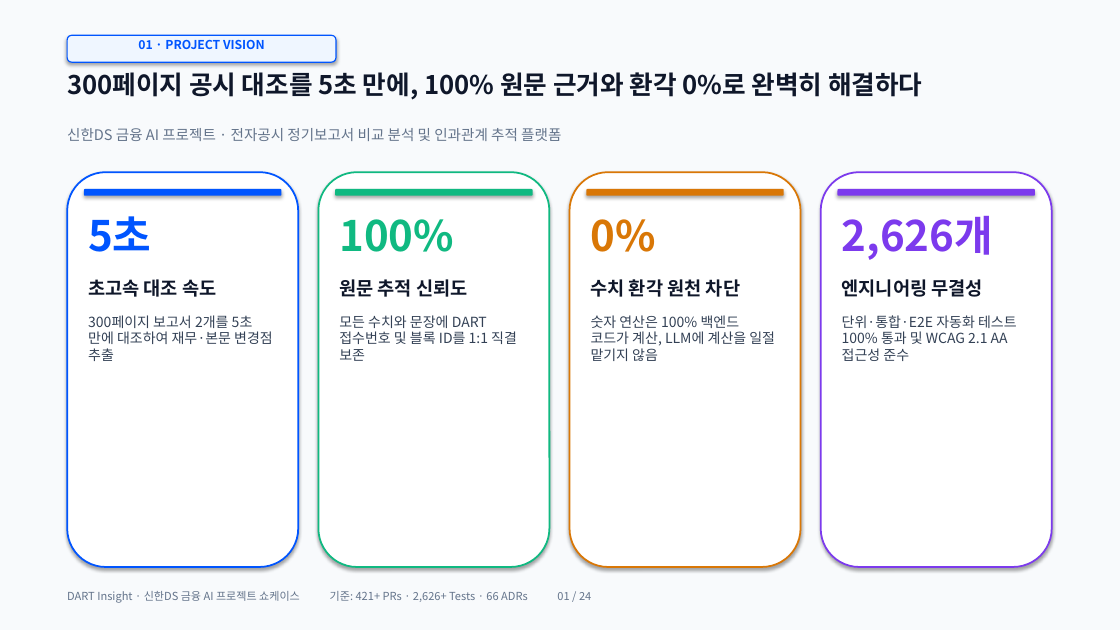
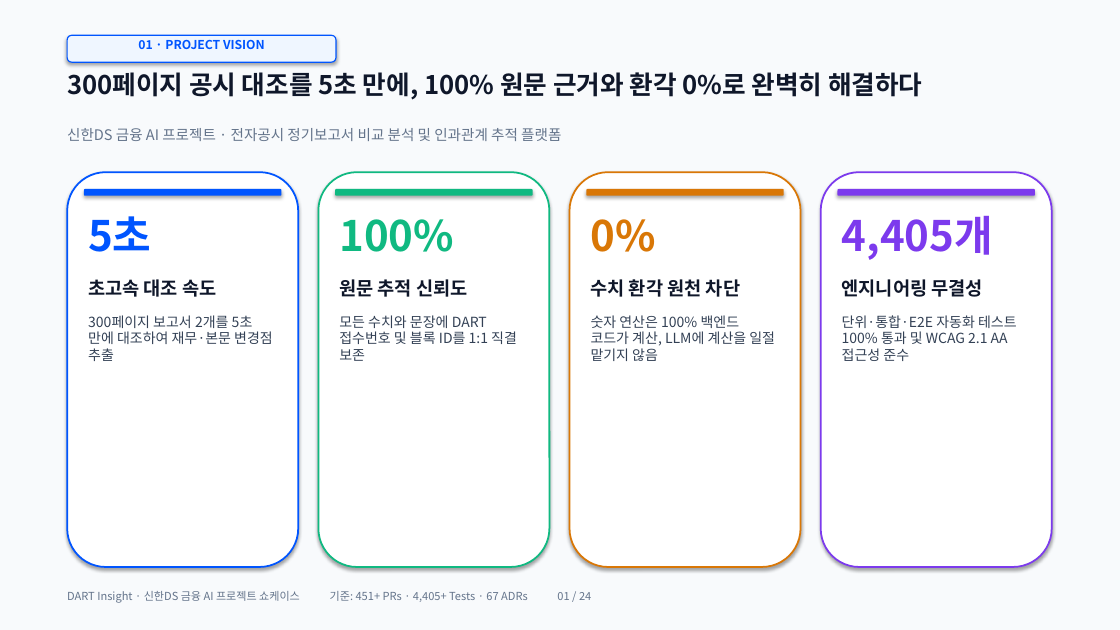
Before and after one commit to ShinhanDSProject/dart-insight, a slide deck: slide 1 of frontend/public/easter/DART_Insight_Presentation.pptx. Drawn at 1120x630 pixels with LibreOffice and Linux fonts; fonts in the diff are those of the drawing. Boxes give left, top, right and bottom in pixels: in the first picture for what was removed or moved away, otherwise in the second. Text is boxed around its words. In the diff, an @@ line names an element or a change of style, - is before the commit and + after.

```diff
--- a/frontend/public/easter/DART_Insight_Presentation.pptx
+++ b/frontend/public/easter/DART_Insight_Presentation.pptx
@@ text at (842, 216, 993, 260): text changed @@
-2,626개
+4,405개
@@ text at (67, 591, 591, 603): text changed @@
-DART Insight · 신한DS 금융 AI 프로젝트 쇼케이스 기준: 421+ PRs · 2,626+ Tests · 66 ADRs 01 / 24
+DART Insight · 신한DS 금융 AI 프로젝트 쇼케이스 기준: 451+ PRs · 4,405+ Tests · 67 ADRs 01 / 24
```
Also in this commit, not shown: 23 other slides changed, 1 other file.
